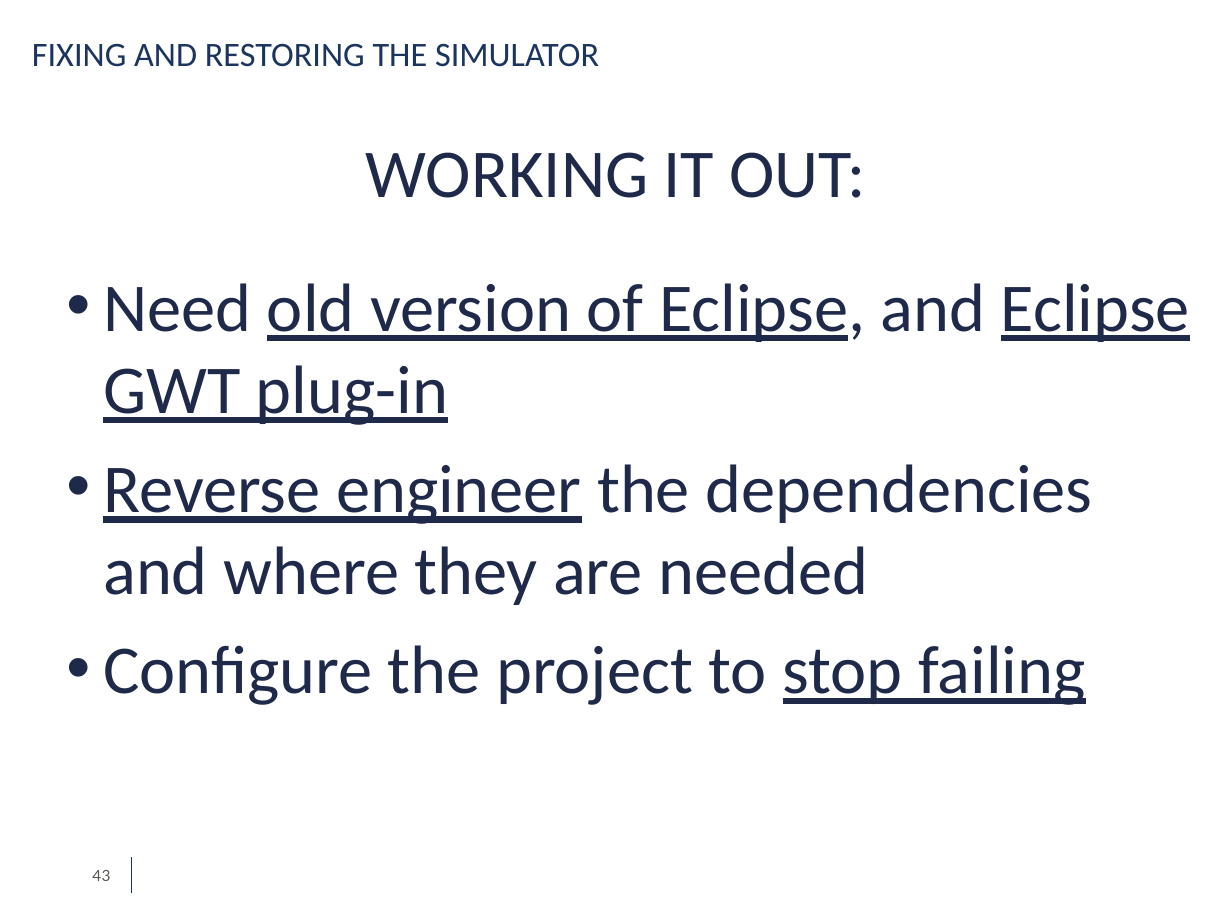
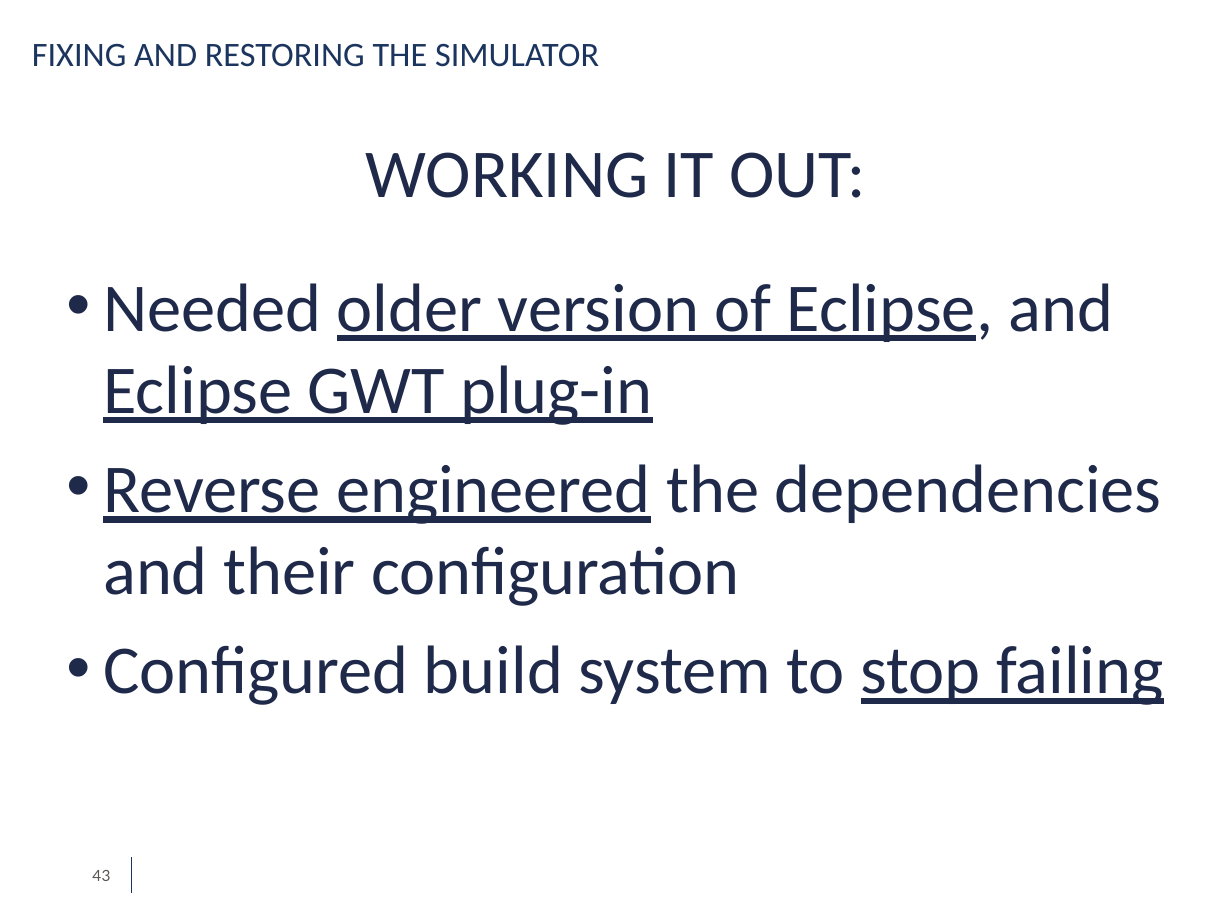
Before and after one commit to simdeistud/bachelors-thesis, a slide deck: slide 43 of SlidesDeiana4_3 -ABRIDGED.pptx. Drawn at 1232x924 pixels with LibreOffice and Linux fonts; fonts in the diff are those of the drawing; background and template pictures are left out. Boxes give left, top, right and bottom in pixels: in the first picture for what was removed or moved away, otherwise in the second. Text is boxed around its words. In the diff, an @@ line names an element or a change of style, - is before the commit and + after.

```diff
--- a/SlidesDeiana4_3 -ABRIDGED.pptx
+++ b/SlidesDeiana4_3 -ABRIDGED.pptx
@@ text at box(103, 283, 1163, 705): text changed @@
-• Need old version of Eclipse, and Eclipse GWT plug-in
-• Reverse engineer the dependencies and where they are needed
-• Configure the project to stop failing
+• Needed older version of Eclipse, and Eclipse GWT plug-in
+• Reverse engineered the dependencies and their configuration
+• Configured build system to stop failing
```
Also in this commit, not shown: 9 other slides changed, 1 slide added, 1 other file.
